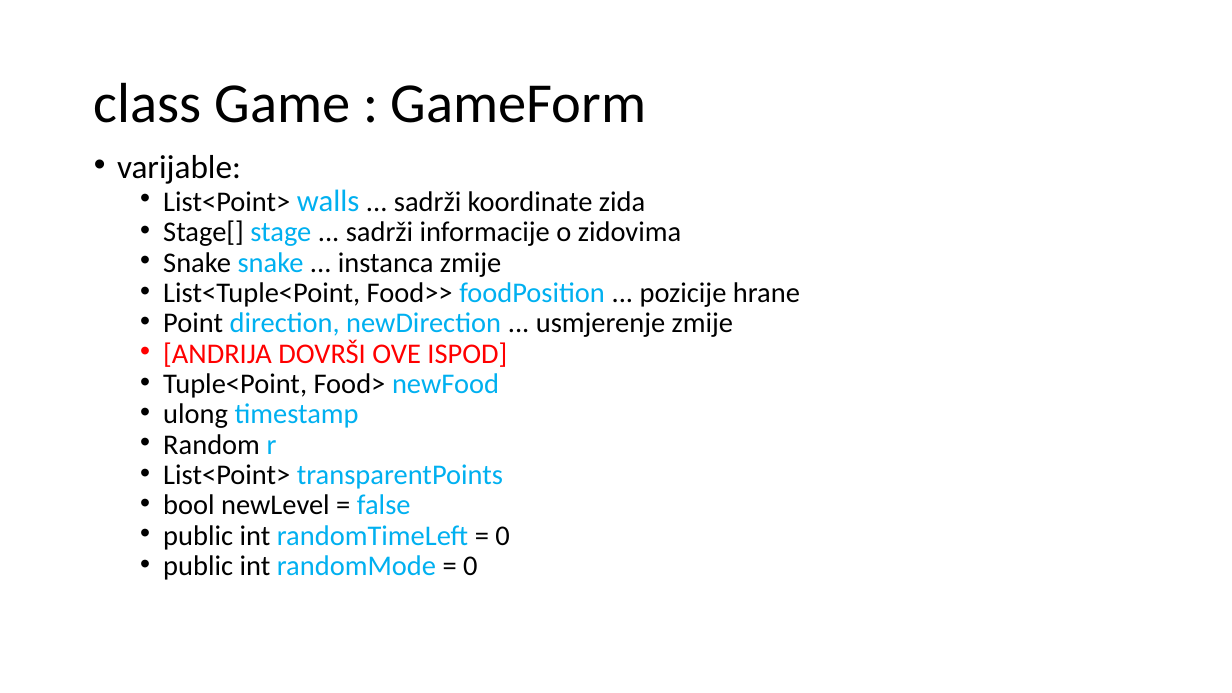
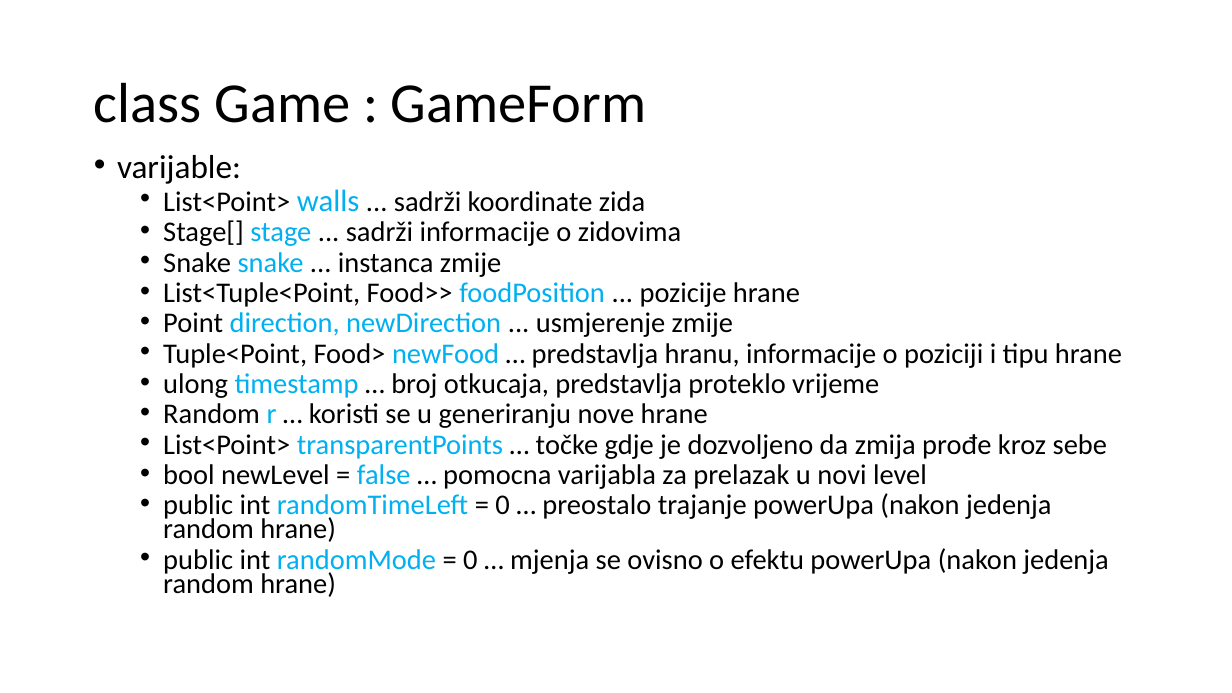
Before and after one commit to mihapetr/Zmija, a slide deck: slide 13 of docs/Zmijica.pptx. Drawn at 1232x693 pixels with LibreOffice and Linux fonts; fonts in the diff are those of the drawing. Boxes give left, top, right and bottom in pixels: in the first picture for what was removed or moved away, otherwise in the second. Text is boxed around its words. In the diff, an @@ line names an element or a change of style, - is before the commit and + after.

```diff
--- a/docs/Zmijica.pptx
+++ b/docs/Zmijica.pptx
@@ text at box(163, 343, 1122, 597): text changed @@
-  • [ANDRIJA DOVRŠI OVE ISPOD]
-  • Tuple<Point, Food> newFood
-  • ulong timestamp
-  • Random r
-  • List<Point> transparentPoints
-  • bool newLevel = false
-  • public int randomTimeLeft = 0
-  • public int randomMode = 0
+  • Tuple<Point, Food> newFood … predstavlja hranu, informacije o poziciji i tipu hrane
+  • ulong timestamp … broj otkucaja, predstavlja proteklo vrijeme
+  • Random r … koristi se u generiranju nove hrane
+  • List<Point> transparentPoints … točke gdje je dozvoljeno da zmija prođe kroz sebe
+  • bool newLevel = false … pomocna varijabla za prelazak u novi level
+  • public int randomTimeLeft = 0 … preostalo trajanje powerUpa (nakon jedenja random hrane)
+  • public int randomMode = 0 … mjenja se ovisno o efektu powerUpa (nakon jedenja random hrane)
```
Also in this commit, not shown: 4 other slides changed, 3 slides added, 1 slide removed, 1 other file.
